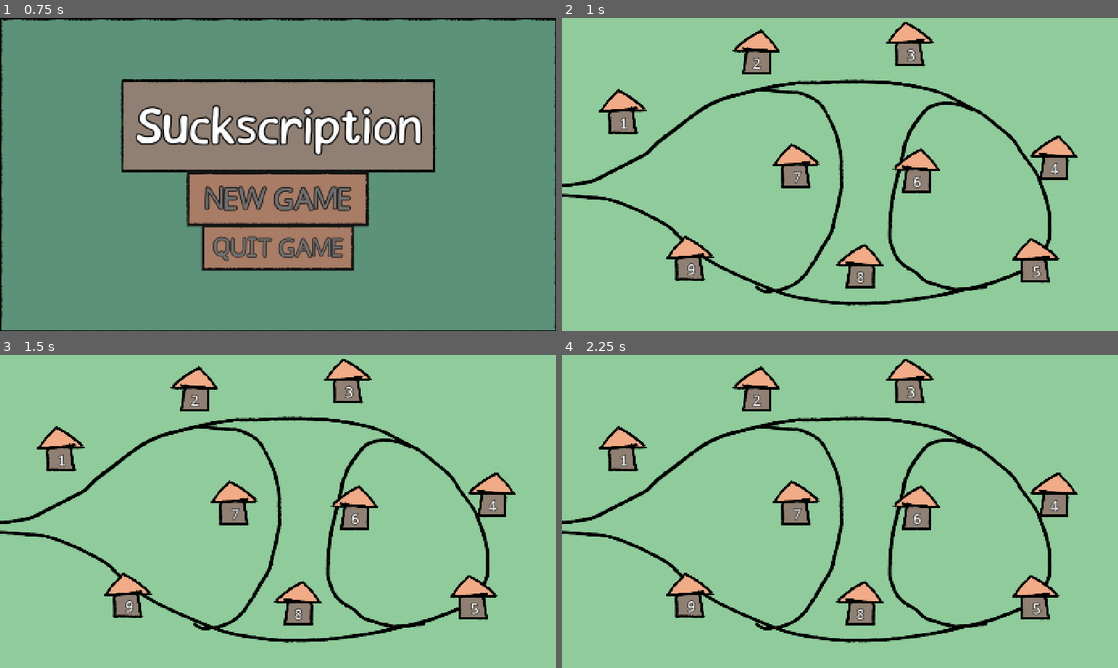
Above: before the commit, frames 1-4 (two rows, left to right).
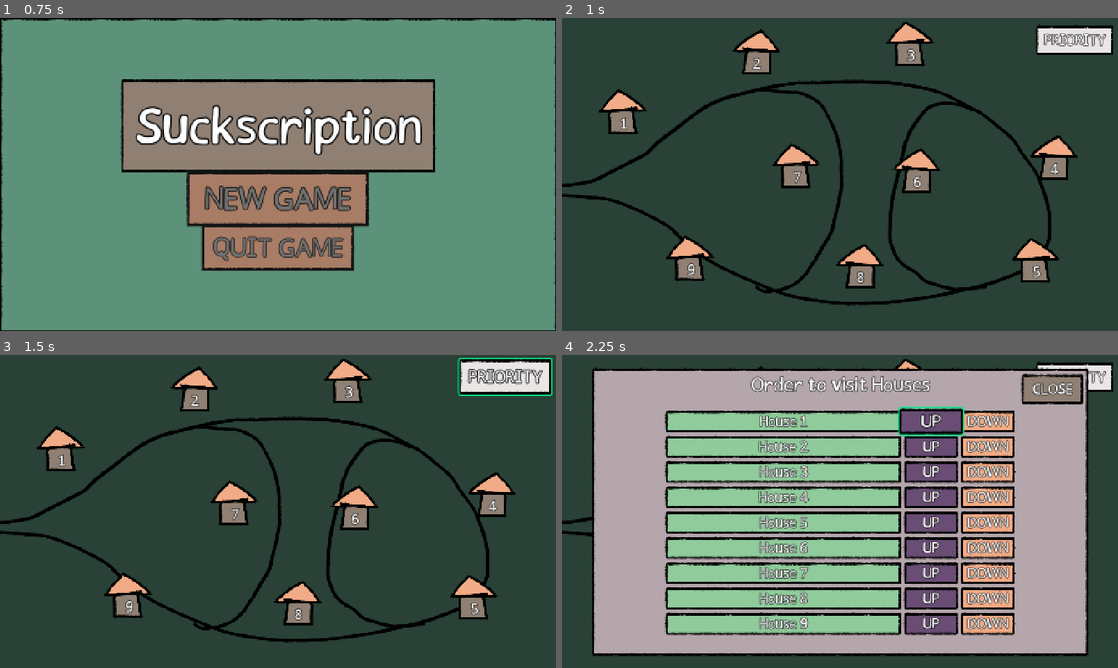
Above: after the commit, the same moments.

Repository: GameJawnsInc/Suckscription
Game: Godot game, scene res://main/main.tscn
Same seed, same stepped clock (60 frames per second), same inputs: the game is played once before the commit and once after it.
Inputs (mouse positions are in pixels of both pictures, inside the frame that each line leads up to):
- Up to frame 1 (0.75 s): click "NEW GAME" at 0.5 s
- Up to frame 2 (1 s): no input
- Up to frame 3 (1.5 s): click (511, 376) at 1.25 s, where only the run after the commit has a clickable "PRIORITY"
- Up to frame 4 (2.25 s): click (928, 420) at 2 s, where only the run after the commit has a clickable "UP"

Frame 1 is identical in both runs. In frame 2, 91% of the frame differs, in the area x 0-100%, y 0-100%; in frame 3, 91%; in frame 4, 84%.

Commit message:
house priority
added house priority list

Diff:
--- /dev/null
+++ b/main/glob.gd
@@ -0,0 +1,9 @@
+extends Node
+
+
+var main: Main
+
+func _ready() -> void:
+	if Engine.is_editor_hint():
+		return
+	main = get_tree().root.get_node("Main")
--- /dev/null
+++ b/main/headquarters/headquarters_system.gd
@@ -0,0 +1,5 @@
+class_name HeadquartersSystem extends Node2D
+
+
+func begin_day() -> void:
+	print(ProgressGlob.get_current_day())
--- a/main/main.gd
+++ b/main/main.gd
@@ -1,9 +1,12 @@
 class_name Main extends Node2D
 
+
+enum GameState{TITLE, HQ, OVERWORLD, ROUTE, VISIT, REPORT}
 
 @export var map_system: MapSystem
 @export var progress_system: ProgressSystem
 
+var game_state: GameState = GameState.TITLE
 
 func _ready() -> void:
 	show_title_screen()
@@ -16,4 +19,6 @@
 
 
 func load_game() -> void:
+	game_state = GameState.HQ
+
 	map_system.load_overworld(progress_system.current_day)
--- a/main/main.tscn
+++ b/main/main.tscn
@@ -1,6 +1,7 @@
-[gd_scene load_steps=4 format=3 uid="uid://dvdkg4vitku45"]
+[gd_scene load_steps=5 format=3 uid="uid://dvdkg4vitku45"]
 
 [ext_resource type="Script" uid="uid://ds7ew3mmhoelm" path="res://main/main.gd" id="1_53q0u"]
+[ext_resource type="Script" uid="uid://buwaqtbse6l7n" path="res://main/headquarters/headquarters_system.gd" id="2_c651c"]
 [ext_resource type="Script" uid="uid://cgkd6cig3rosn" path="res://main/map/map_system.gd" id="2_pjrb6"]
 [ext_resource type="Script" uid="uid://bjia4qaognjie" path="res://main/progress/progress_system.gd" id="3_xwkvk"]
 
@@ -9,8 +10,11 @@
 map_system = NodePath("MapSystem")
 progress_system = NodePath("ProgressSystem")
 
+[node name="ProgressSystem" type="Node2D" parent="."]
+script = ExtResource("3_xwkvk")
+
+[node name="HeadquartersSystem" type="Node2D" parent="."]
+script = ExtResource("2_c651c")
+
 [node name="MapSystem" type="Node2D" parent="."]
 script = ExtResource("2_pjrb6")
-
-[node name="ProgressSystem" type="Node2D" parent="."]
-script = ExtResource("3_xwkvk")
--- /dev/null
+++ b/main/map/overworld/house_priority.gd
@@ -0,0 +1,9 @@
+extends HBoxContainer
+
+
+@onready var house_label: RichTextLabel = %HouseLabel
+
+var house_id: int
+
+func _ready() -> void:
+	house_label.text = "House " + str(house_id + 1)
--- /dev/null
+++ b/main/map/overworld/house_priority.tscn
@@ -0,0 +1,75 @@
+[gd_scene load_steps=4 format=3 uid="uid://f44se8uopbn2"]
+
+[ext_resource type="PackedScene" uid="uid://cmuvm085e1ahy" path="res://main/ui/nine_patch_panel/nine_patch_panel.tscn" id="1_oxbto"]
+[ext_resource type="Script" uid="uid://cvv1b7bseaw2a" path="res://main/map/overworld/house_priority.gd" id="1_qnh2q"]
+[ext_resource type="PackedScene" uid="uid://ccaxx8d4y6wvp" path="res://main/ui/nine_patch_button/nine_patch_button.tscn" id="2_qnh2q"]
+
+[node name="HousePriority" type="HBoxContainer"]
+size_flags_horizontal = 4
+script = ExtResource("1_qnh2q")
+
+[node name="NinePatchPanel" parent="." instance=ExtResource("1_oxbto")]
+custom_minimum_size = Vector2(600, 60)
+layout_mode = 2
+size_flags_horizontal = 6
+
+[node name="HouseLabel" type="RichTextLabel" parent="NinePatchPanel"]
+unique_name_in_owner = true
+layout_mode = 1
+anchors_preset = 15
+anchor_right = 1.0
+anchor_bottom = 1.0
+grow_horizontal = 2
+grow_vertical = 2
+horizontal_alignment = 1
+vertical_alignment = 1
+
+[node name="CenterContainer" type="CenterContainer" parent="."]
+custom_minimum_size = Vector2(140, 0)
+layout_mode = 2
+
+[node name="Control" type="Control" parent="CenterContainer"]
+layout_mode = 2
+
+[node name="NinePatchButton" parent="CenterContainer/Control" instance=ExtResource("2_qnh2q")]
+custom_minimum_size = Vector2(140, 40)
+layout_mode = 1
+anchors_preset = 8
+anchor_left = 0.5
+anchor_top = 0.5
+anchor_right = 0.5
+anchor_bottom = 0.5
+offset_left = -70.0
+offset_top = -30.0
+offset_right = 70.0
+offset_bottom = 30.0
+grow_horizontal = 2
+grow_vertical = 2
+pivot_offset = Vector2(70, 30)
+text = "UP"
+color_choice = 6
+
+[node name="CenterContainer2" type="CenterContainer" parent="."]
+custom_minimum_size = Vector2(140, 0)
+layout_mode = 2
+
+[node name="Control" type="Control" parent="CenterContainer2"]
+layout_mode = 2
+
+[node name="NinePatchButton2" parent="CenterContainer2/Control" instance=ExtResource("2_qnh2q")]
+custom_minimum_size = Vector2(140, 40)
+layout_mode = 1
+anchors_preset = 8
+anchor_left = 0.5
+anchor_top = 0.5
+anchor_right = 0.5
+anchor_bottom = 0.5
+offset_left = -70.0
+offset_top = -30.0
+offset_right = 70.0
+offset_bottom = 30.0
+grow_horizontal = 2
+grow_vertical = 2
+pivot_offset = Vector2(70, 30)
+text = "DOWN"
+color_choice = 5
--- a/main/map/overworld/overworld.gd
+++ b/main/map/overworld/overworld.gd
@@ -1,11 +1,17 @@
 class_name Overworld extends Node2D
 
+
+const HousePriorityScene = preload("house_priority.tscn")
 
 @onready var house_locations: Node2D = %HouseLocations
 @onready var hover_node: Node2D = %HoverNode
 @onready var hover_label: RichTextLabel = %HoverLabel
+@onready var priority_button: NinePatchButton = %PriorityButton
+@onready var popup: Control = %Popup
+
 
 func _ready() -> void:
+	popup.visible = false
 	hover_node.visible = false
 	for house_location_index  in house_locations.get_children().size():
 		var location := house_locations.get_child(house_location_index)
@@ -13,6 +19,7 @@
 		location.add_child(house_inst)
 		house_inst.house_hovered.connect(house_hovered.bind(house_inst))
 		house_inst.house_released.connect(house_released.bind(house_inst))
+	priority_button.pivot_offset = Vector2(196.5, 45.0)
 
 
 func house_hovered(house_inst: OverworldHouse) -> void:
@@ -23,3 +30,17 @@
 
 func house_released(house_inst: OverworldHouse) -> void:
 	hover_node.visible = false
+
+
+func _on_priority_button_pressed_animation_finished() -> void:
+	popup.visible = true
+	for child in %HousePriorityHolder.get_children():
+		child.queue_free()
+	for house_id in house_locations.get_children().size():
+		var inst := HousePriorityScene.instantiate()
+		inst.house_id = house_id
+		%HousePriorityHolder.add_child(inst)
+
+
+func _on_close_popup_pressed_animation_finished() -> void:
+	popup.visible = false
--- a/main/map/overworld/overworld.tscn
+++ b/main/map/overworld/overworld.tscn
@@ -1,8 +1,10 @@
-[gd_scene load_steps=4 format=3 uid="uid://ctwns2ijplrrh"]
+[gd_scene load_steps=6 format=3 uid="uid://ctwns2ijplrrh"]
 
 [ext_resource type="Script" uid="uid://bdtnoj55ox1e" path="res://main/map/overworld/overworld.gd" id="1_oh3n5"]
 [ext_resource type="Texture2D" uid="uid://dc6bf8uif06kd" path="res://assets/overworld/road.png" id="2_7cv3s"]
 [ext_resource type="PackedScene" uid="uid://cmuvm085e1ahy" path="res://main/ui/nine_patch_panel/nine_patch_panel.tscn" id="3_7cv3s"]
+[ext_resource type="PackedScene" uid="uid://ccaxx8d4y6wvp" path="res://main/ui/nine_patch_button/nine_patch_button.tscn" id="4_w6wjv"]
+[ext_resource type="PackedScene" uid="uid://f44se8uopbn2" path="res://main/map/overworld/house_priority.tscn" id="5_0bti1"]
 
 [node name="Overworld" type="Node2D"]
 script = ExtResource("1_oh3n5")
@@ -17,7 +19,59 @@
 grow_horizontal = 2
 grow_vertical = 2
 size_flags_vertical = 3
-color = Color(0.560784, 0.796078, 0.607843, 1)
+color = Color(0.160784, 0.254902, 0.211765, 1)
+
+[node name="Control" type="Control" parent="."]
+custom_minimum_size = Vector2(1408, 792)
+layout_mode = 3
+anchors_preset = 0
+offset_right = 1408.0
+offset_bottom = 792.0
+mouse_filter = 2
+
+[node name="MarginContainer" type="MarginContainer" parent="Control"]
+custom_minimum_size = Vector2(200, 100)
+layout_mode = 1
+anchors_preset = 1
+anchor_left = 1.0
+anchor_right = 1.0
+offset_left = -210.0
+offset_bottom = 100.0
+grow_horizontal = 0
+theme_override_constants/margin_top = 10
+theme_override_constants/margin_right = 10
+
+[node name="HBoxContainer" type="HBoxContainer" parent="Control/MarginContainer"]
+custom_minimum_size = Vector2(200, 80)
+layout_mode = 2
+alignment = 2
+
+[node name="CenterContainer2" type="CenterContainer" parent="Control/MarginContainer/HBoxContainer"]
+layout_mode = 2
+size_flags_horizontal = 3
+
+[node name="Control" type="Control" parent="Control/MarginContainer/HBoxContainer/CenterContainer2"]
+layout_mode = 2
+
+[node name="PriorityButton" parent="Control/MarginContainer/HBoxContainer/CenterContainer2/Control" instance=ExtResource("4_w6wjv")]
+unique_name_in_owner = true
+custom_minimum_size = Vector2(200, 80)
+layout_mode = 1
+anchors_preset = 8
+anchor_left = 0.5
+anchor_top = 0.5
+anchor_right = 0.5
+anchor_bottom = 0.5
+offset_left = -100.0
+offset_top = -40.0
+offset_right = 100.0
+offset_bottom = 40.0
+grow_horizontal = 2
+grow_vertical = 2
+pivot_offset = Vector2(100, 40)
+size_flags_horizontal = 3
+text = "PRIORITY"
+color_choice = 2
 
 [node name="Sprite2D" type="Sprite2D" parent="."]
 position = Vector2(-101, 45)
@@ -87,3 +141,84 @@
 text = "ASD"
 horizontal_alignment = 1
 vertical_alignment = 1
+
+[node name="Popup" type="Control" parent="."]
+unique_name_in_owner = true
+custom_minimum_size = Vector2(1408, 792)
+layout_mode = 3
+anchors_preset = 0
+offset_right = 40.0
+offset_bottom = 40.0
+
+[node name="NinePatchPanel" parent="Popup" instance=ExtResource("3_7cv3s")]
+custom_minimum_size = Vector2(1260, 732)
+layout_mode = 1
+anchors_preset = 8
+anchor_left = 0.5
+anchor_top = 0.5
+anchor_right = 0.5
+anchor_bottom = 0.5
+offset_left = -24.0
+offset_top = -24.0
+offset_right = 24.0
+offset_bottom = 24.0
+grow_horizontal = 2
+grow_vertical = 2
+color_choice = 7
+
+[node name="MarginContainer" type="MarginContainer" parent="Popup/NinePatchPanel"]
+layout_mode = 1
+anchors_preset = 15
+anchor_right = 1.0
+anchor_bottom = 1.0
+grow_horizontal = 2
+grow_vertical = 2
+theme_override_constants/margin_left = 12
+theme_override_constants/margin_top = 18
+theme_override_constants/margin_right = 12
+theme_override_constants/margin_bottom = 18
+
+[node name="VBoxContainer" type="VBoxContainer" parent="Popup/NinePatchPanel/MarginContainer"]
+layout_mode = 2
+
+[node name="RichTextLabel" type="RichTextLabel" parent="Popup/NinePatchPanel/MarginContainer/VBoxContainer"]
+layout_mode = 2
+theme_override_font_sizes/normal_font_size = 48
+text = "Order to visit Houses"
+fit_content = true
+horizontal_alignment = 1
+vertical_alignment = 1
+
+[node name="HousePriorityHolder" type="VBoxContainer" parent="Popup/NinePatchPanel/MarginContainer/VBoxContainer"]
+unique_name_in_owner = true
+layout_mode = 2
+size_flags_vertical = 3
+alignment = 1
+
+[node name="HousePriority" parent="Popup/NinePatchPanel/MarginContainer/VBoxContainer/HousePriorityHolder" instance=ExtResource("5_0bti1")]
+layout_mode = 2
+
+[node name="Control" type="Control" parent="Popup/NinePatchPanel"]
+anchors_preset = 0
+offset_left = 1087.0
+offset_top = 15.0
+offset_right = 1287.0
+offset_bottom = 115.0
+pivot_offset = Vector2(100, 50)
+mouse_filter = 1
+
+[node name="ClosePopup" parent="Popup/NinePatchPanel/Control" instance=ExtResource("4_w6wjv")]
+layout_mode = 1
+anchors_preset = 15
+anchor_right = 1.0
+anchor_bottom = 1.0
+offset_right = -40.0
+offset_bottom = -20.0
+grow_horizontal = 2
+grow_vertical = 2
+pivot_offset = Vector2(80, 40)
+text = "CLOSE"
+color_choice = 3
+
+[connection signal="pressed_animation_finished" from="Control/MarginContainer/HBoxContainer/CenterContainer2/Control/PriorityButton" to="." method="_on_priority_button_pressed_animation_finished"]
+[connection signal="pressed_animation_finished" from="Popup/NinePatchPanel/Control/ClosePopup" to="." method="_on_close_popup_pressed_animation_finished"]
--- /dev/null
+++ b/main/progress/progress_glob.gd
@@ -0,0 +1,9 @@
+extends Node
+
+
+
+@export var progress_system: ProgressSystem
+
+
+func get_current_day() -> int:
+	return progress_system.current_day
--- a/main/progress/progress_system.gd
+++ b/main/progress/progress_system.gd
@@ -2,3 +2,7 @@
 
 
 var current_day: int = 1
+
+
+func _init() -> void:
+	ProgressGlob.progress_system = self
--- a/main/ui/nine_patch_panel/nine_patch_panel.gd
+++ b/main/ui/nine_patch_panel/nine_patch_panel.gd
@@ -2,7 +2,7 @@
 class_name NinePatchPanel extends NinePatchRect
 
 
-enum ColorChoice{VIRIDIAN, CELADON, PLATINUM, CINEROUS, NIGHT, TANGERINE, ENGLISH_VIOLET}
+enum ColorChoice{VIRIDIAN, CELADON, PLATINUM, CINEROUS, NIGHT, TANGERINE, ENGLISH_VIOLET, ROSE_QUARTZ}
 
 const ColorDict: Dictionary[ColorChoice, Color] = {
 	ColorChoice.VIRIDIAN : Color("5B9279"),
@@ -12,6 +12,7 @@
 	ColorChoice.NIGHT : Color("12130F"),
 	ColorChoice.TANGERINE : Color("F1AB86"),
 	ColorChoice.ENGLISH_VIOLET : Color("694D75"),
+	ColorChoice.ROSE_QUARTZ : Color("B4A6AB"),
 }
 
 @export var color_choice: ColorChoice :
--- a/project.godot
+++ b/project.godot
@@ -20,6 +20,8 @@
 MenuGlob="*res://main/menu/menu_glob.gd"
 UiGlob="*res://main/ui/ui_glob.gd"
 MapGlob="*res://main/map/map_glob.gd"
+ProgressGlob="*res://main/progress/progress_glob.gd"
+Glob="*res://main/glob.gd"
 
 [display]
 
Not shown, added: main/glob.gd.uid
Not shown, added: main/headquarters/headquarters_system.gd.uid
Not shown, added: main/map/overworld/house_priority.gd.uid
Not shown, added: main/progress/progress_glob.gd.uid
